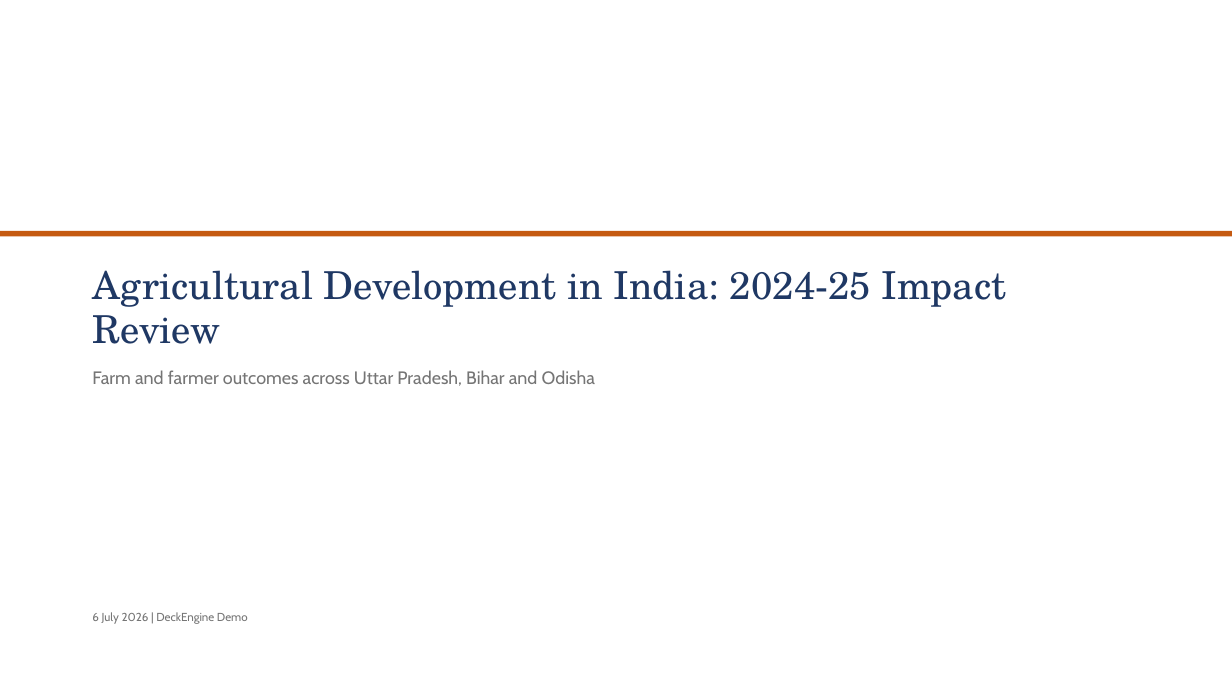
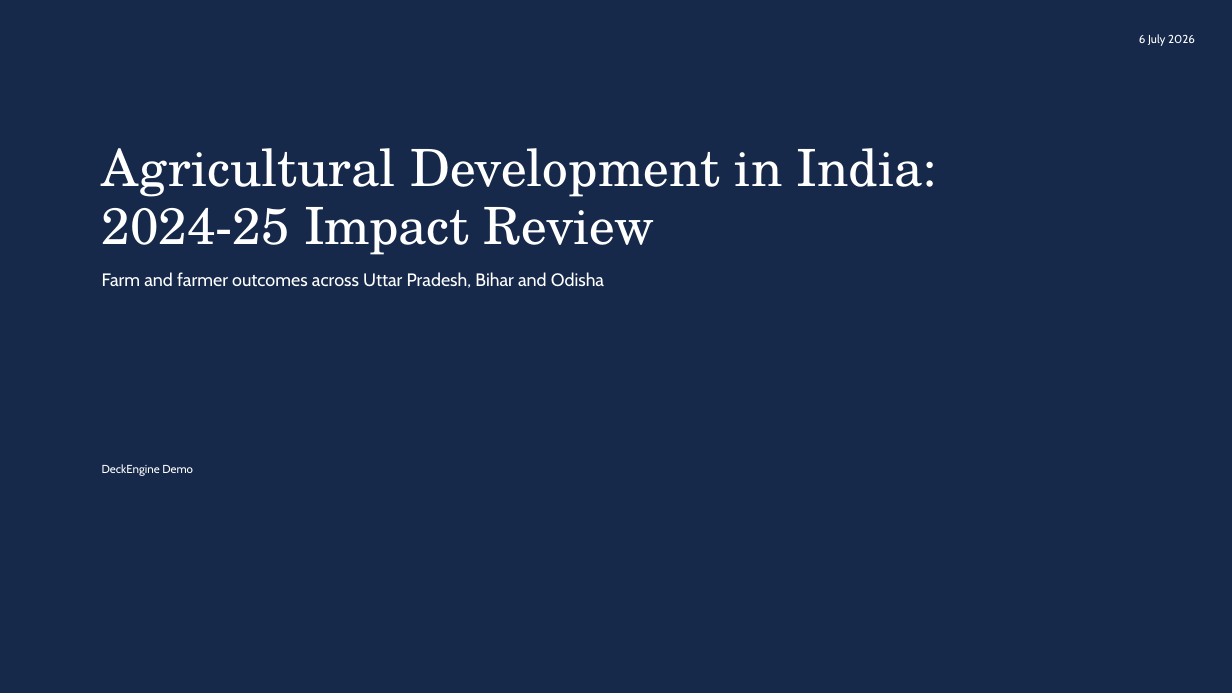
Before and after one commit to addiskers/pptv1, a slide deck: slide 1 of eval/out/agdev_demo.pptx. Drawn at 1232x693 pixels with LibreOffice and Linux fonts; fonts in the diff are those of the drawing. Boxes give left, top, right and bottom in pixels: in the first picture for what was removed or moved away, otherwise in the second. Text is boxed around its words. In the diff, an @@ line names an element or a change of style, - is before the commit and + after.

Commit message:
Q1a: full-bleed cover + colour-block divider, highlight pills, superscripts, icon tiles
Human-craft elements replicated from the reference Gates deck:
- title slide: full-bleed charcoal canvas, oversized serif in cream, org
  wordmark bleeding off the bottom edge (schema: wordmark field)
- section_divider: bold full-slide accent colour-block, centered (style=bleed)
  with a bar variant retained
- rich text: [[hl]]...[[/]] -> yellow highlight pill behind the run (the
  consulting number signature); ^1 / ^{12} -> superscript footnote refs.
  Correct OOXML: <a:highlight> inserted before a:latin per CT schema;
  baseline=30000 for superscript
- color_highlight theme role (all 3 themes)
- icon_tile_row component: dark rounded icon tiles + alternating bands
  (reference impact-slide rail)
- render/xml_utils.py: add_soft_shadow (outerShdw) + add_shape(shadow=True)

131 tests; eval green; COM-verified title/divider/pills.

```diff
--- a/eval/out/agdev_demo.pptx
+++ b/eval/out/agdev_demo.pptx
@@ rectangle: place and size @@
-rectangle at box(0, 231, 1232, 237)
+rectangle at box(0, 0, 1232, 693)
@@ rectangle at box(0, 0, 1232, 693): fill #C55A11 to #16294A @@
@@ text at box(1139, 34, 1195, 46): text changed; text colour #757575 to #FFFFFF @@
-6 July 2026 | DeckEngine Demo
+6 July 2026
@@ text at box(102, 148, 938, 255): text changed; size 30 to 40 pt; text colour #1F3864 to #FFFFFF @@
-Agricultural Development in India: 2024-25 Impact
-Review
+Agricultural Development in India:
+2024-25 Impact Review
@@ text "Farm and farmer outcomes across ...": place and size @@
-text "Farm and farmer outcomes across ..." at box(92, 370, 595, 386)
+text "Farm and farmer outcomes across ..." at box(102, 272, 604, 288)
@@ text "Farm and farmer outcomes across ..." at box(102, 272, 604, 288): text colour #757575 to #FFFFFF @@
@@ text added at box(102, 464, 193, 476), 9 pt, text #FFFFFF @@
+DeckEngine Demo
```
Also in this commit, not shown: 1 other slide changed, 26 other files.
